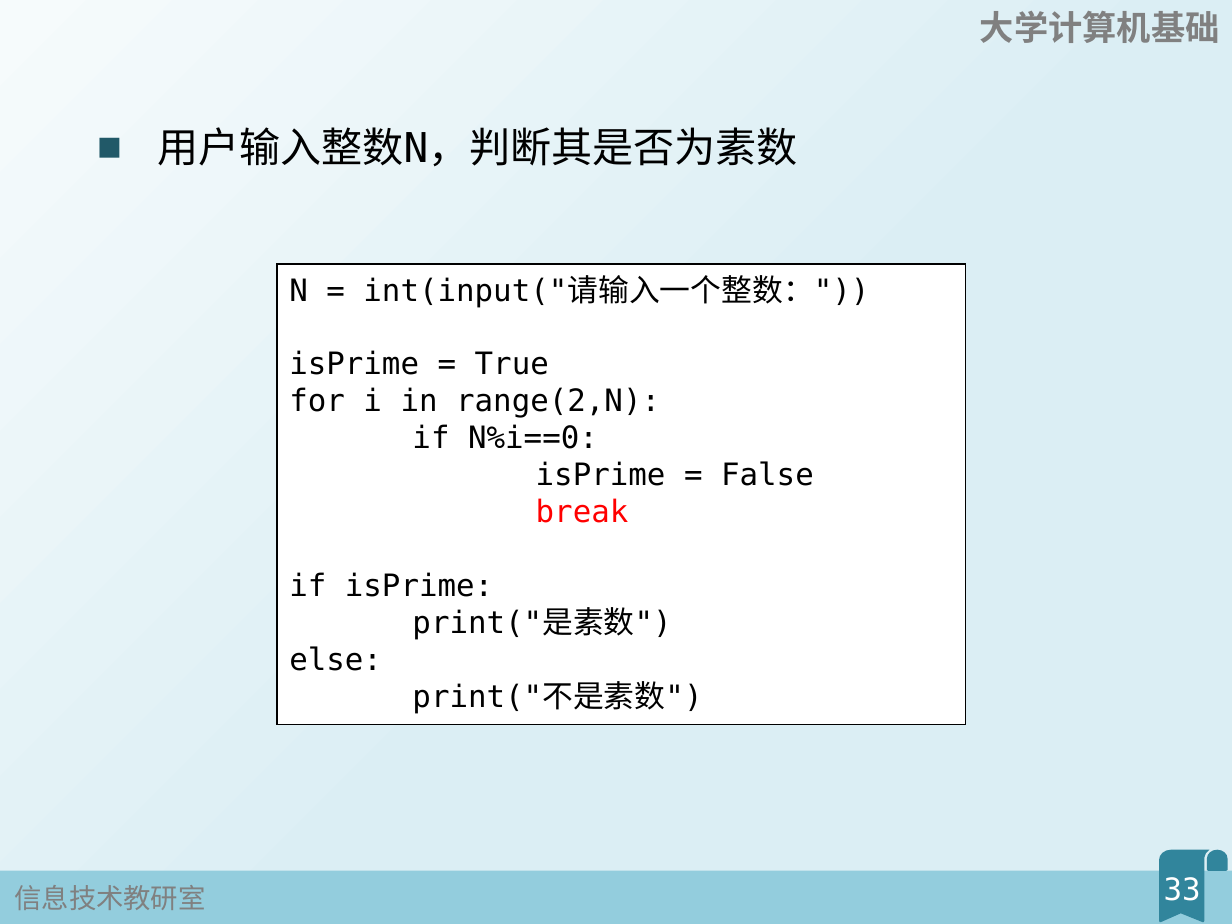
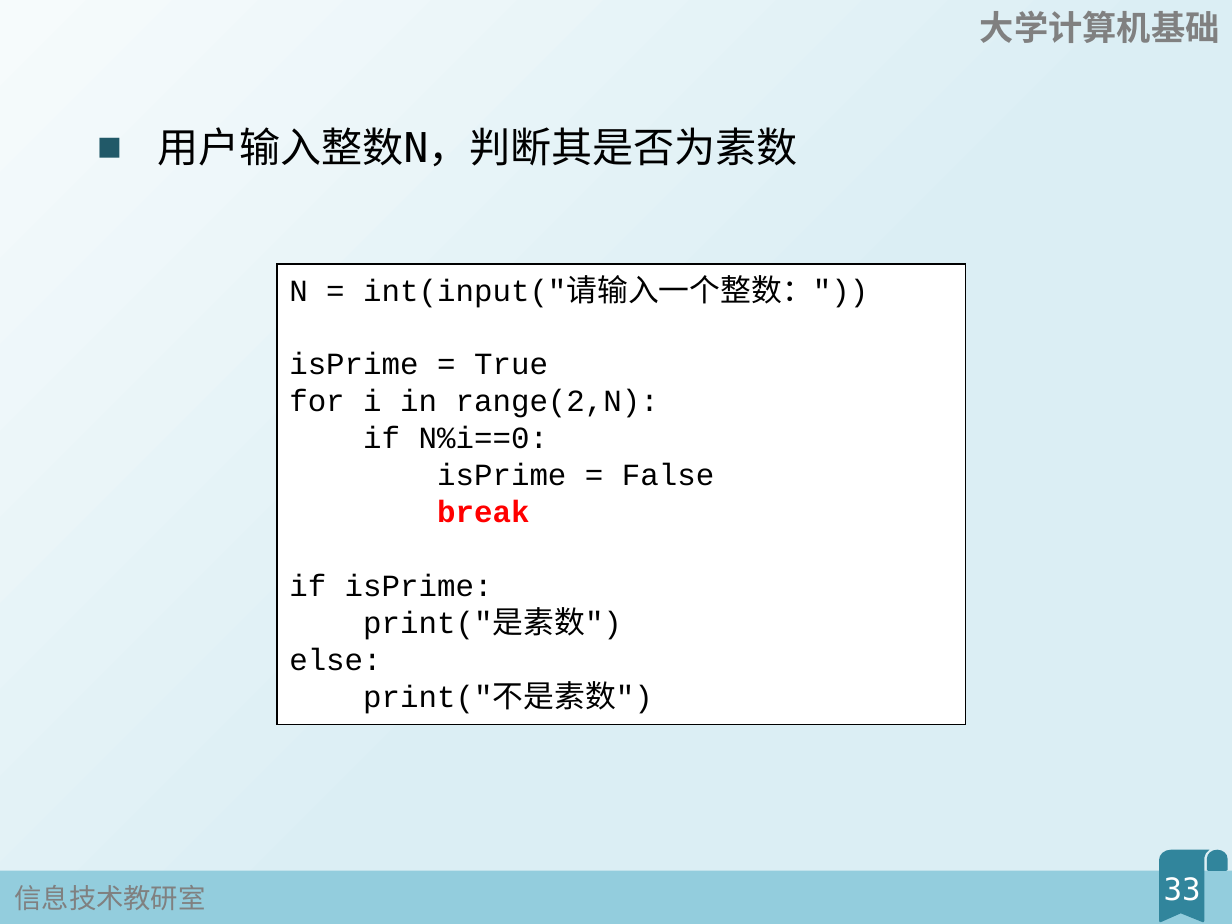
Before and after one commit to fjzfmxd/-, a slide deck: slide 33 of 5Python程序控制结构/幻灯片.pptx. Drawn at 1232x924 pixels with LibreOffice and Linux fonts; fonts in the diff are those of the drawing. Boxes give left, top, right and bottom in pixels: in the first picture for what was removed or moved away, otherwise in the second. Text is boxed around its words. In the diff, an @@ line names an element or a change of style, - is before the commit and + after.

```diff
--- a/5Python程序控制结构/幻灯片.pptx
+++ b/5Python程序控制结构/幻灯片.pptx
@@ rectangle "N = int(input("请输入一个整数："))" at (277, 264, 966, 724): font DejaVu Sans Mono to Courier New; bold on in "break" @@
```
Also in this commit, not shown: 2 other slides changed, 2 other files.
